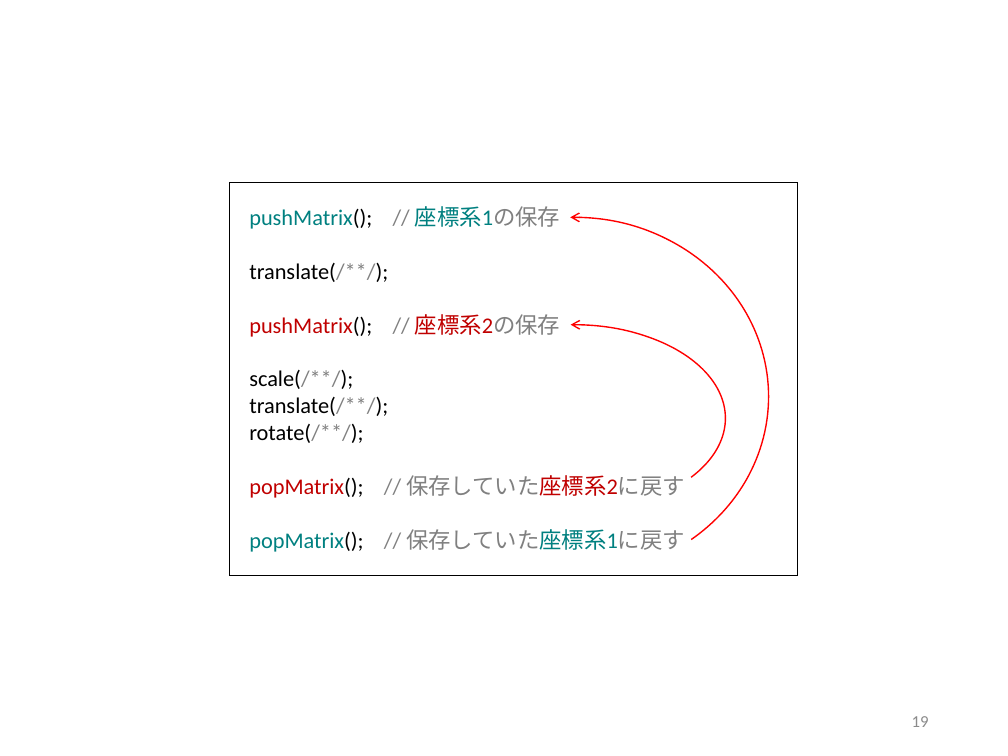
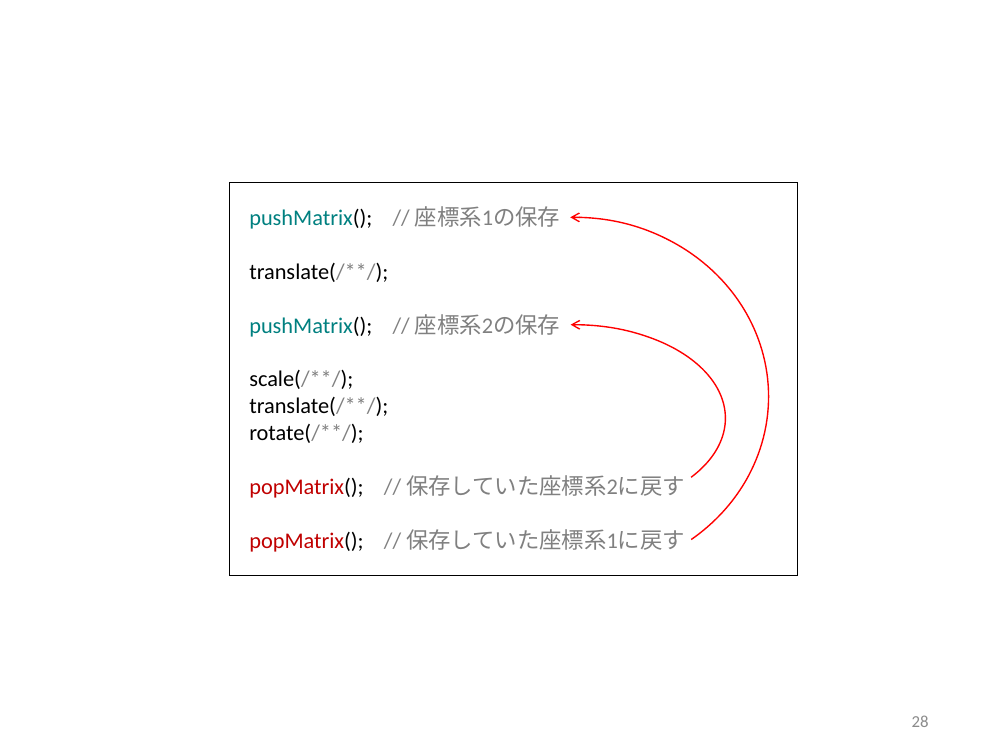
Before and after one commit to afukushimagit/afukushimagit.github.io, a slide deck: slide 28 of images/transform/図素材.pptx (slide 19 before the commit). Drawn at 1008x756 pixels with LibreOffice and Linux fonts; fonts in the diff are those of the drawing. Boxes give left, top, right and bottom in pixels: in the first picture for what was removed or moved away, otherwise in the second. Text is boxed around its words. In the diff, an @@ line names an element or a change of style, - is before the commit and + after.

```diff
--- a/images/transform/図素材.pptx
+++ b/images/transform/図素材.pptx
@@ text at (x1=249, y1=206, x2=685, y2=552): text colour #008080 to #808080 in "座標系1の保存", "保存していた座標系1に戻す"; text colour #C00000 to #008080 in "pushMatrix();"; text colour #C00000 to #808080 in "座標系2の保存", "保存していた座標系2に戻す"; text colour #008080 to #C00000 in "popMatrix();" @@
@@ page number at (x1=912, y1=715, x2=929, y2=727): text changed @@
-19
+28
```
Also in this commit, not shown: 2 other slides changed, 10 slides added, 39 other files.
